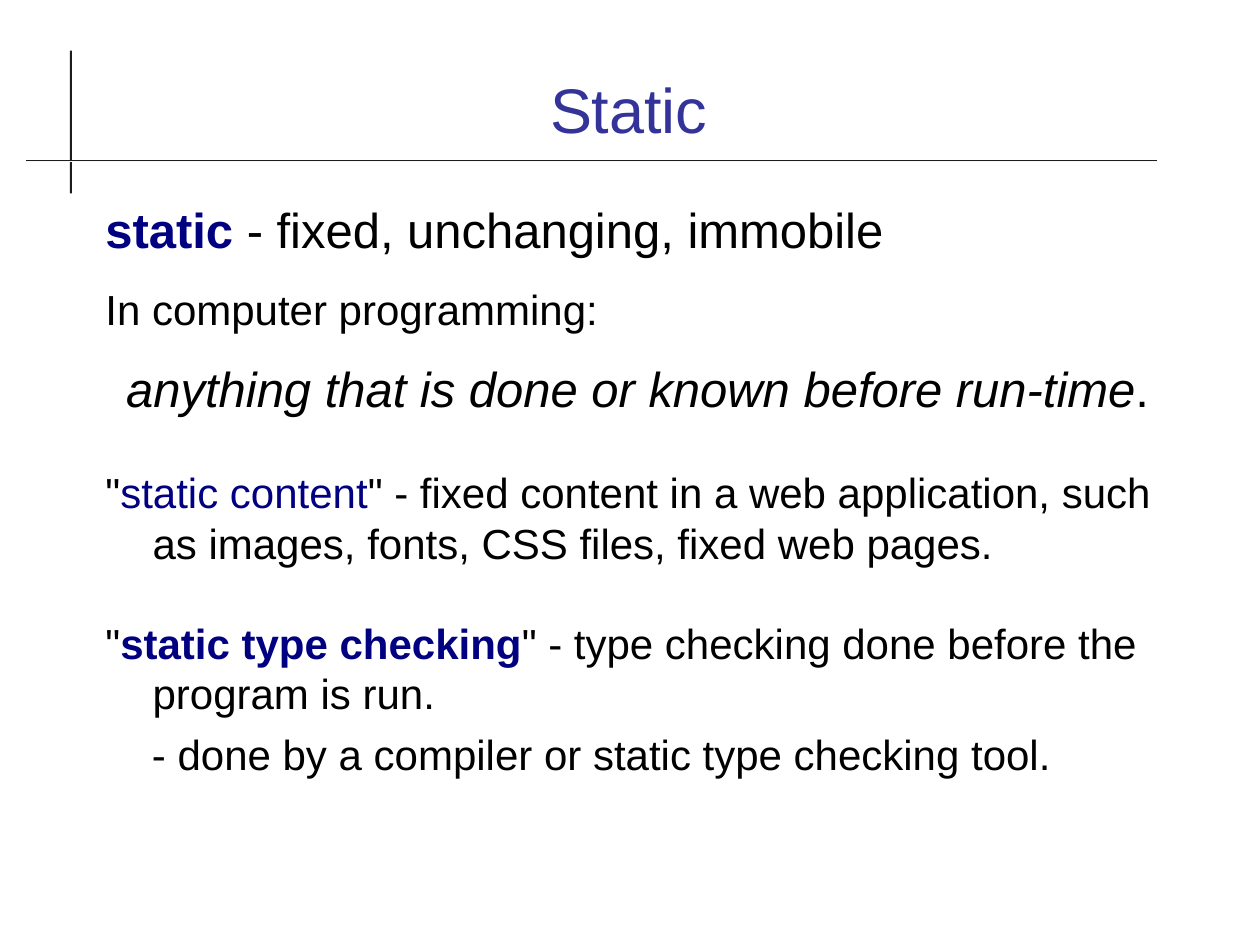
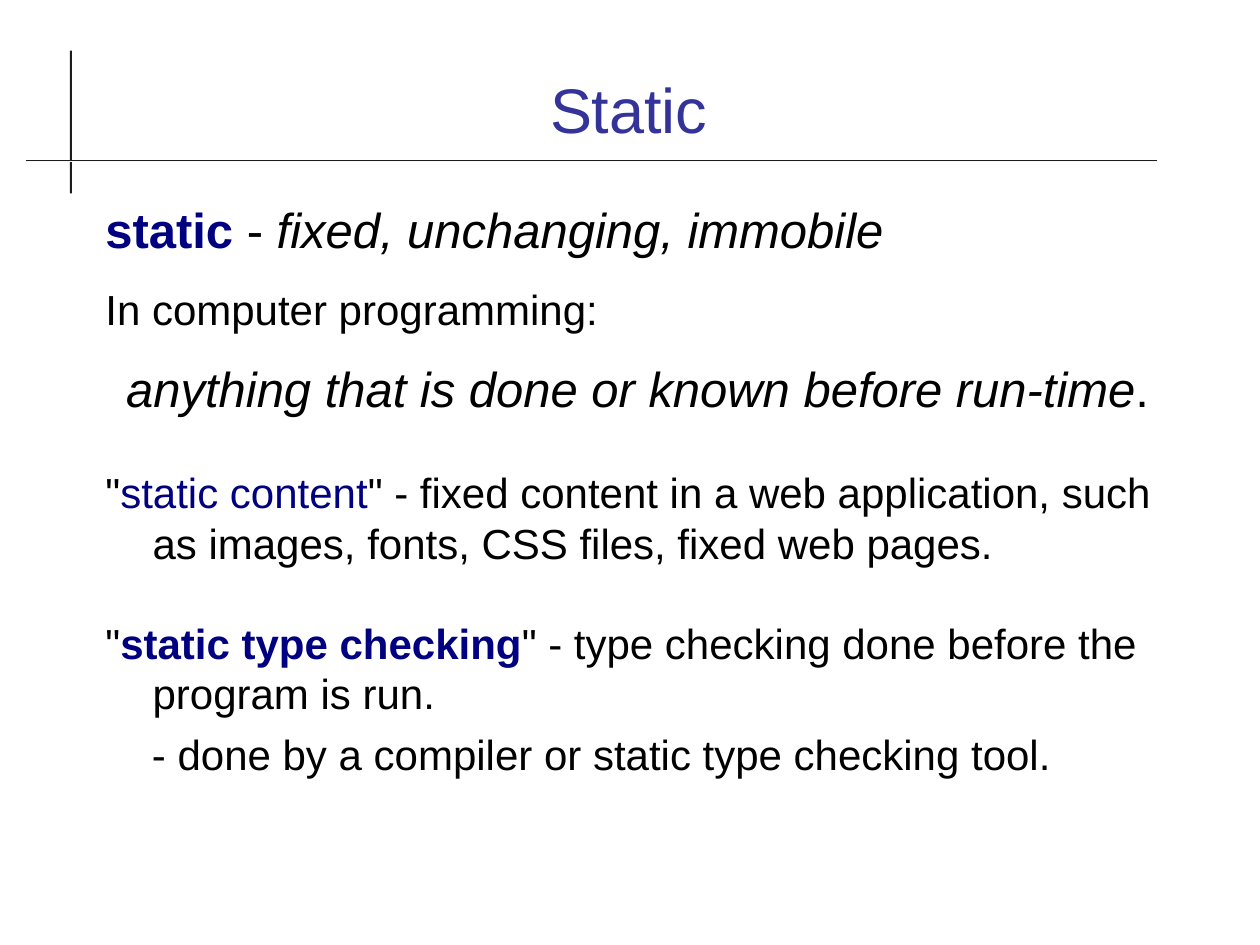
Before and after one commit to cpske/ISP, a slide deck: slide 3 of code-quality/Type-Checking.odp. Drawn at 1260x945 pixels with LibreOffice and Linux fonts; fonts in the diff are those of the drawing. Boxes give left, top, right and bottom in pixels: in the first picture for what was removed or moved away, otherwise in the second. Text is boxed around its words. In the diff, an @@ line names an element or a change of style, - is before the commit and + after.

```diff
--- a/code-quality/Type-Checking.odp
+++ b/code-quality/Type-Checking.odp
@@ text at bbox=[105, 212, 884, 258]: italic on in "fixed, unchanging, immobile" @@
```
Also in this commit, not shown: 9 other slides changed, 1 other file.
